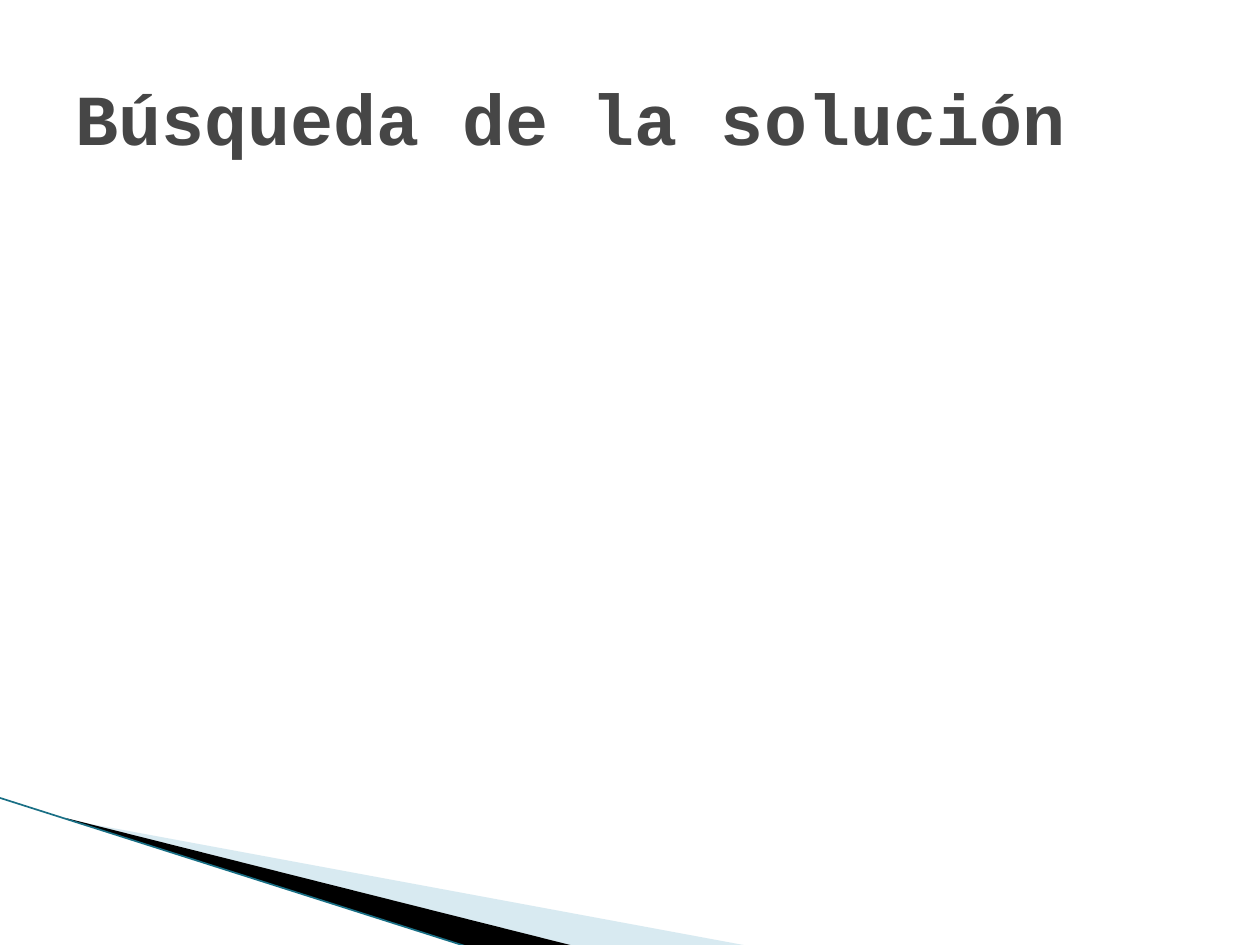
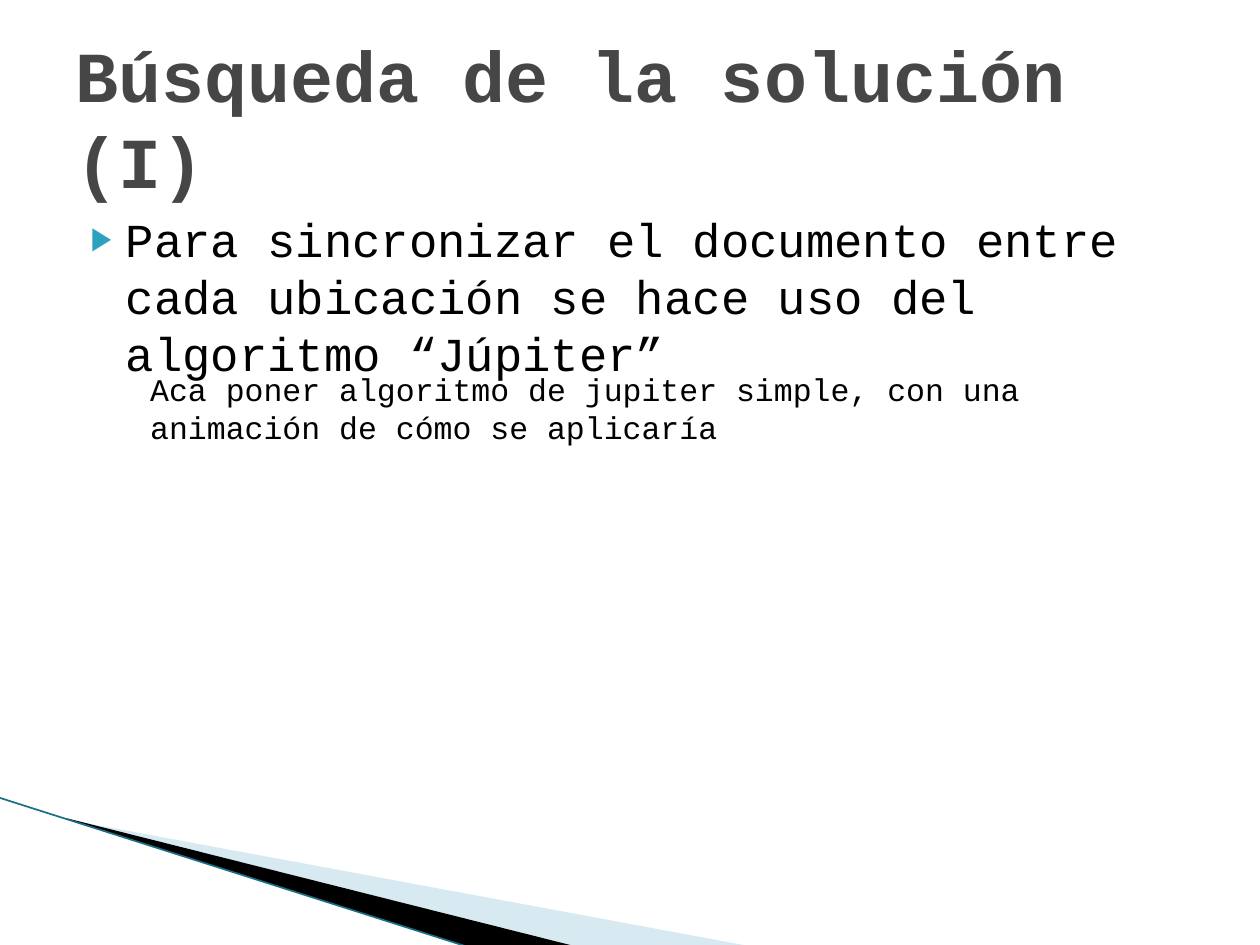
Before and after one commit to maurociancio/parallel-editor, a slide deck: slide 7 of doc/presentacion/presentacion.pptx. Drawn at 1260x945 pixels with LibreOffice and Linux fonts; fonts in the diff are those of the drawing; background and template pictures are left out. Boxes give left, top, right and bottom in pixels: in the first picture for what was removed or moved away, otherwise in the second. Text is boxed around its words. In the diff, an @@ line names an element or a change of style, - is before the commit and + after.

```diff
--- a/doc/presentacion/presentacion.pptx
+++ b/doc/presentacion/presentacion.pptx
@@ title at (x1=75, y1=51, x2=1065, y2=203): text changed @@
-Búsqueda de la solución
+Búsqueda de la solución (I)
@@ text added at (x1=126, y1=223, x2=1118, y2=385), 27 pt, text #000000 @@
+▶ Para sincronizar el documento entre cada ubicación se hace uso del algoritmo “Júpiter”
@@ text added at (x1=150, y1=379, x2=1020, y2=446), 18 pt, text #000000 @@
+Aca poner algoritmo de jupiter simple, con una animación de cómo se aplicaría
```
Also in this commit, not shown: 1 other slide changed, 1 slide added.
